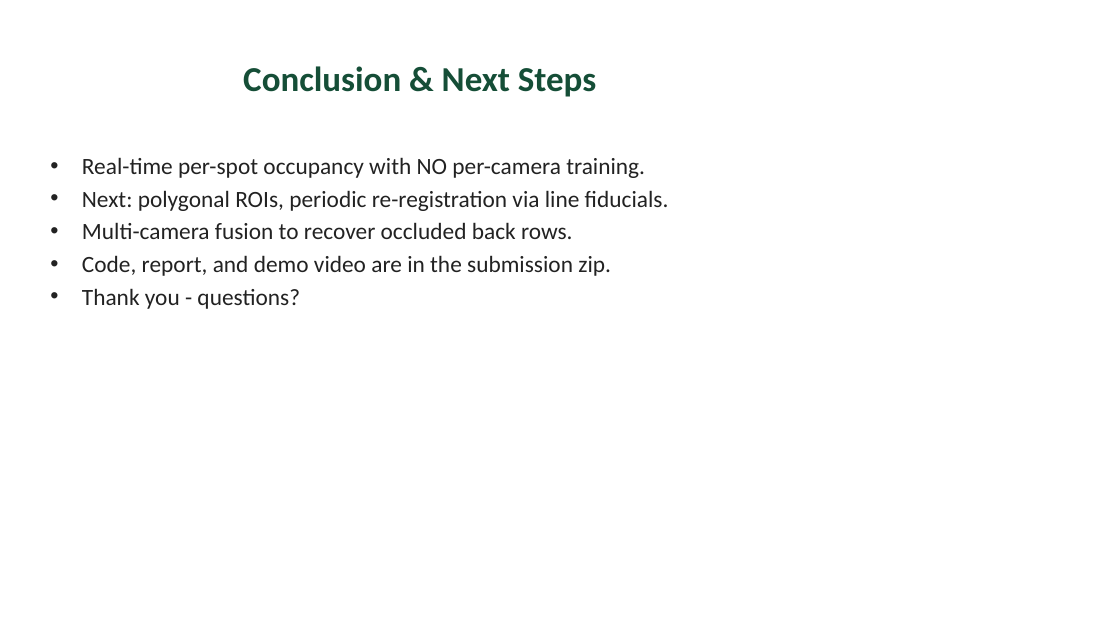
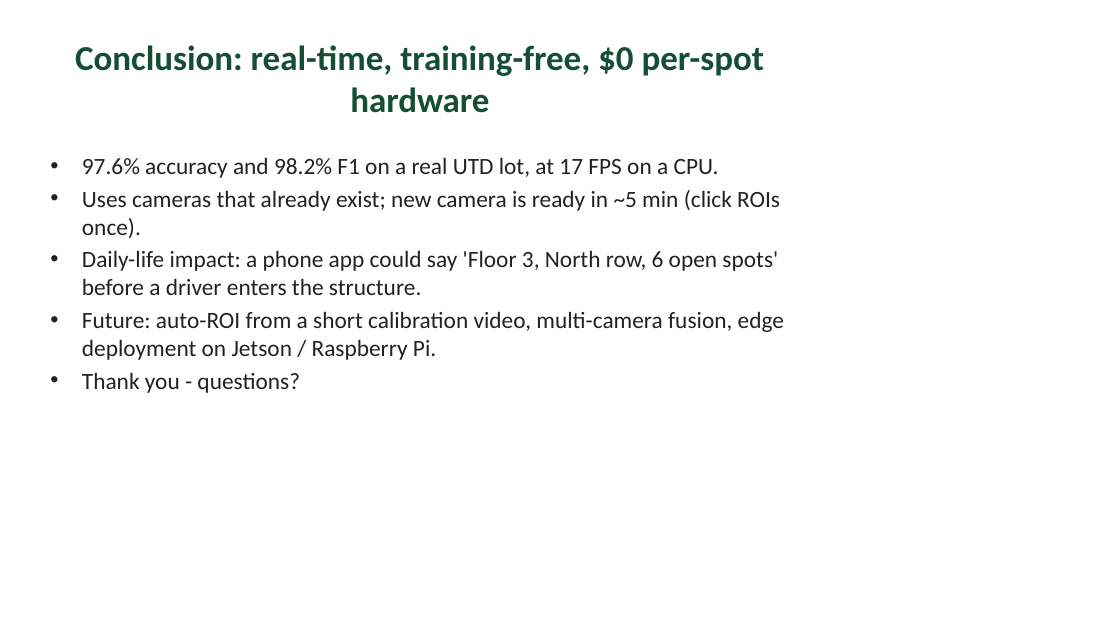
Before and after one commit to Eswar-deep/CV-assignment, a slide deck: slide 10 of presentation/slides.pptx (slide 9 before the commit). Drawn at 1120x630 pixels with LibreOffice and Linux fonts; fonts in the diff are those of the drawing. Boxes give left, top, right and bottom in pixels: in the first picture for what was removed or moved away, otherwise in the second. Text is boxed around its words. In the diff, an @@ line names an element or a change of style, - is before the commit and + after.

```diff
--- a/presentation/slides.pptx
+++ b/presentation/slides.pptx
@@ title at (75,45,764,113): text changed @@
-Conclusion & Next Steps
+Conclusion: real-time, training-free, $0 per-spot hardware
@@ text at (82,157,784,360): text changed @@
-• Real-time per-spot occupancy with NO per-camera training.
-• Next: polygonal ROIs, periodic re-registration via line fiducials.
-• Multi-camera fusion to recover occluded back rows.
-• Code, report, and demo video are in the submission zip.
+• 97.6% accuracy and 98.2% F1 on a real UTD lot, at 17 FPS on a CPU.
+• Uses cameras that already exist; new camera is ready in ~5 min (click ROIs once).
+• Daily-life impact: a phone app could say 'Floor 3, North row, 6 open spots' before a driver enters the structure.
+• Future: auto-ROI from a short calibration video, multi-camera fusion, edge deployment on Jetson / Raspberry Pi.
```
Also in this commit, not shown: 6 other slides changed, 4 slides added, 3 slides removed, 10 other files.
